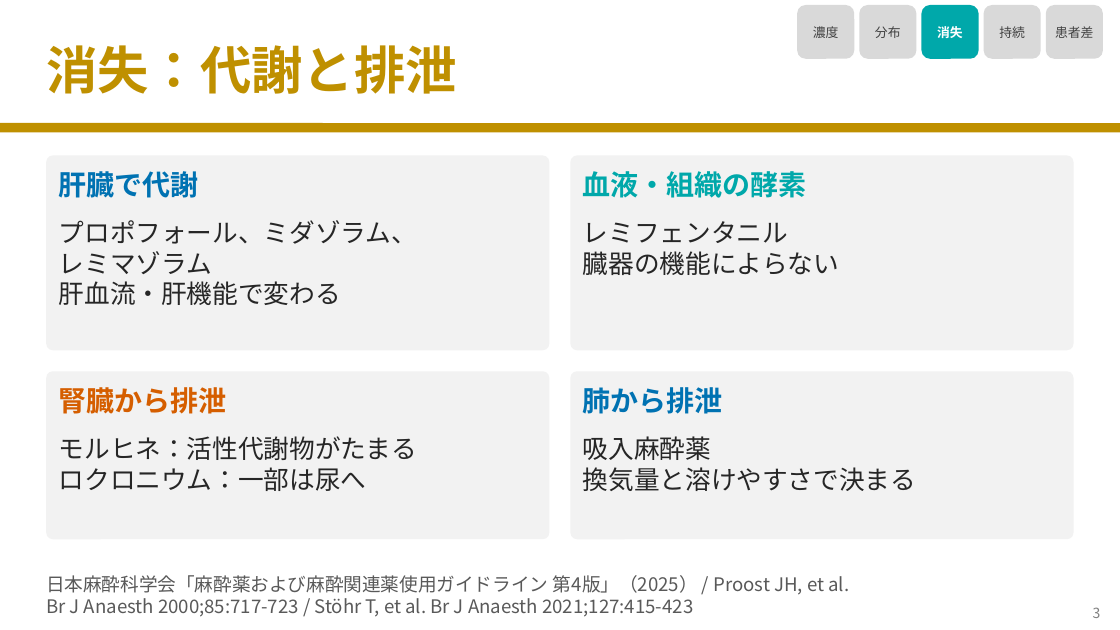
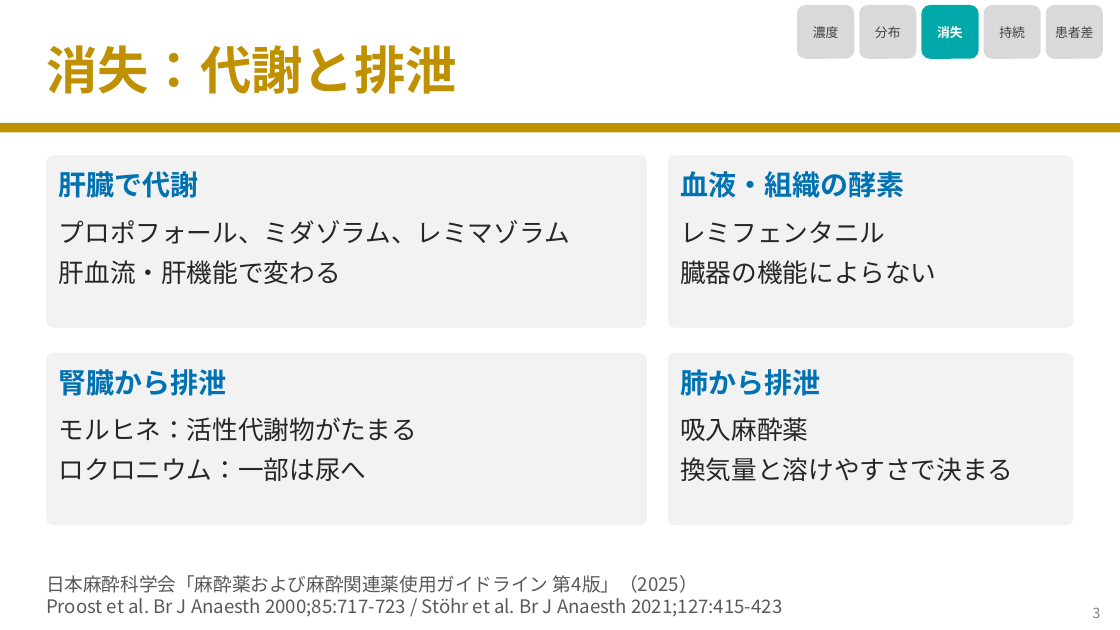
Before and after one commit to nobumitsu-3141/Anes-lecture, a slide deck: slide 4 of slides/3-1_pharmacokinetics/3-1_pharmacokinetics.pptx. Drawn at 1120x630 pixels with LibreOffice and Linux fonts; fonts in the diff are those of the drawing. Boxes give left, top, right and bottom in pixels: in the first picture for what was removed or moved away, otherwise in the second. Text is boxed around its words. In the diff, an @@ line names an element or a change of style, - is before the commit and + after.

```diff
--- a/slides/3-1_pharmacokinetics/3-1_pharmacokinetics.pptx
+++ b/slides/3-1_pharmacokinetics/3-1_pharmacokinetics.pptx
@@ rounded rectangle: place and size @@
-rounded rectangle at bbox=[46, 155, 549, 350]
+rounded rectangle at bbox=[46, 155, 647, 328]
@@ rounded rectangle: place and size @@
-rounded rectangle at bbox=[571, 155, 1074, 350]
+rounded rectangle at bbox=[668, 155, 1074, 328]
@@ text "血液・組織の酵素": place and size @@
-text "血液・組織の酵素" at bbox=[583, 171, 807, 198]
+text "血液・組織の酵素" at bbox=[680, 171, 904, 198]
@@ text "血液・組織の酵素" at bbox=[680, 171, 904, 198]: text colour #00A8AA to #0072B2 @@
@@ text at bbox=[59, 220, 570, 244]: text changed @@
-プロポフォール、ミダゾラム、
-レミマゾラム
+プロポフォール、ミダゾラム、レミマゾラム
@@ text "レミフェンタニル": place and size @@
-text "レミフェンタニル" at bbox=[583, 221, 839, 275]
+text "レミフェンタニル" at bbox=[680, 221, 936, 284]
@@ text at bbox=[59, 260, 341, 284]: more space between paragraphs @@
@@ rounded rectangle: place and size @@
-rounded rectangle at bbox=[46, 371, 549, 539]
+rounded rectangle at bbox=[46, 353, 647, 525]
@@ proportions changed in 4 elements at bbox=[46, 155, 647, 328], bbox=[46, 353, 647, 525], bbox=[668, 155, 1074, 328], bbox=[668, 353, 1074, 525] @@
@@ rounded rectangle: place and size @@
-rounded rectangle at bbox=[571, 371, 1074, 539]
+rounded rectangle at bbox=[668, 353, 1074, 525]
@@ text "腎臓から排泄": place and size @@
-text "腎臓から排泄" at bbox=[59, 387, 227, 414]
+text "腎臓から排泄" at bbox=[59, 369, 227, 396]
@@ text "腎臓から排泄" at bbox=[59, 369, 227, 396]: text colour #D55E00 to #0072B2 @@
@@ text "肺から排泄": place and size @@
-text "肺から排泄" at bbox=[583, 387, 723, 414]
+text "肺から排泄" at bbox=[680, 369, 820, 396]
@@ text "モルヒネ：活性代謝物がたまる": place and size @@
-text "モルヒネ：活性代謝物がたまる" at bbox=[59, 436, 417, 491]
+text "モルヒネ：活性代謝物がたまる" at bbox=[59, 417, 417, 481]
@@ more space between paragraphs in 3 elements at bbox=[680, 221, 936, 284], bbox=[59, 417, 417, 481], bbox=[680, 417, 1013, 481] @@
@@ text "吸入麻酔薬": place and size @@
-text "吸入麻酔薬" at bbox=[583, 436, 916, 491]
+text "吸入麻酔薬" at bbox=[680, 417, 1013, 481]
@@ text at bbox=[46, 575, 782, 617]: text changed @@
-日本麻酔科学会「麻酔薬および麻酔関連薬使用ガイドライン 第4版」（2025） / Proost JH, et al.
-Br J Anaesth 2000;85:717-723 / Stöhr T, et al. Br J Anaesth 2021;127:415-423
+日本麻酔科学会「麻酔薬および麻酔関連薬使用ガイドライン 第4版」（2025）
+Proost et al. Br J Anaesth 2000;85:717-723 / Stöhr et al. Br J Anaesth 2021;127:415-423
```
Also in this commit, not shown: 6 other slides changed, 8 other files.
